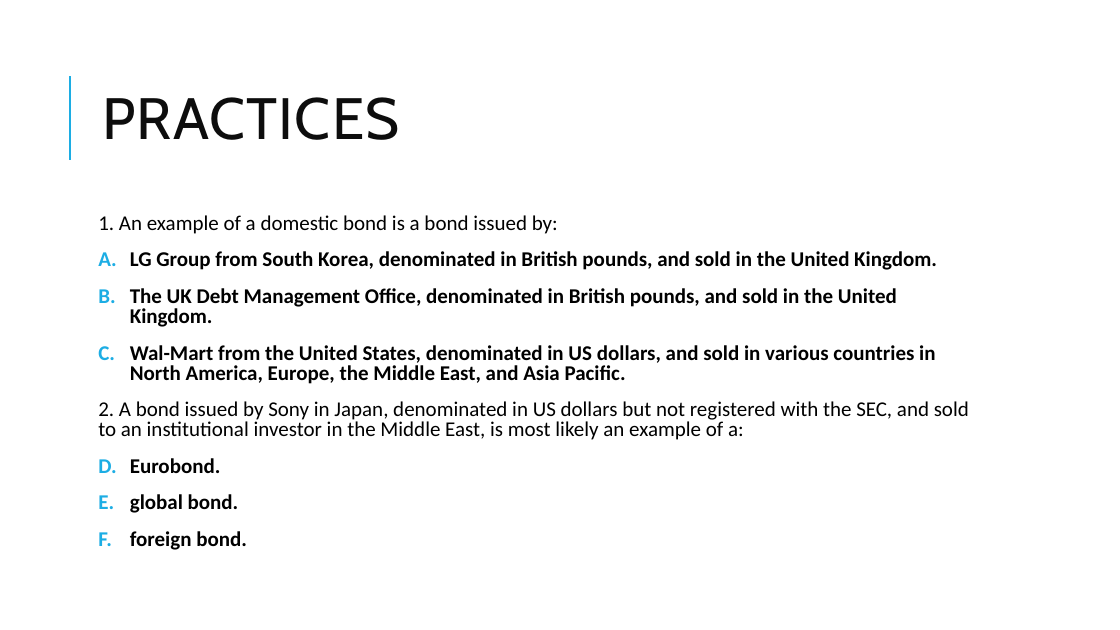
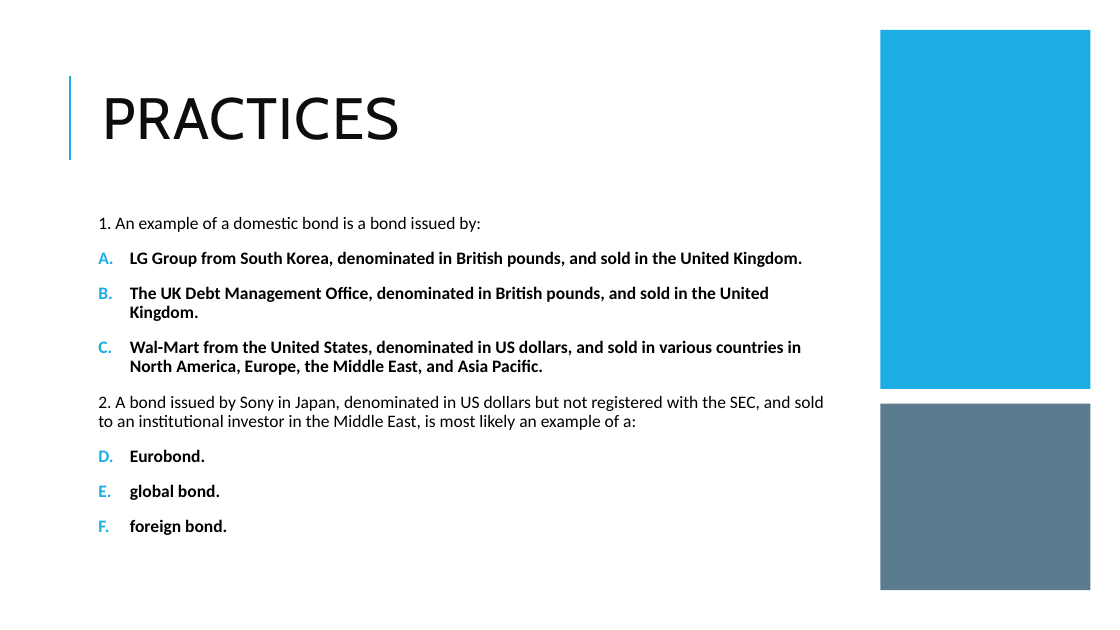
Before and after one commit to Isco0530/data, a slide deck: slide 23 of Fixed Income.pptx. Drawn at 1120x630 pixels with LibreOffice and Linux fonts; fonts in the diff are those of the drawing. Boxes give left, top, right and bottom in pixels: in the first picture for what was removed or moved away, otherwise in the second. Text is boxed around its words. In the diff, an @@ line names an element or a change of style, - is before the commit and + after.

```diff
--- a/Fixed Income.pptx
+++ b/Fixed Income.pptx
@@ rectangle added at (881,30,1091,389), fill #1CADE4 @@
@@ text "1. An example of a ..." at (98,217,824,535): size 18 to 15 pt; line spacing 0.8 to 0.9 @@
@@ rectangle added at (881,404,1091,591), fill #335B74 at 80% opacity @@
```
Also in this commit, not shown: 3 other slides changed.
